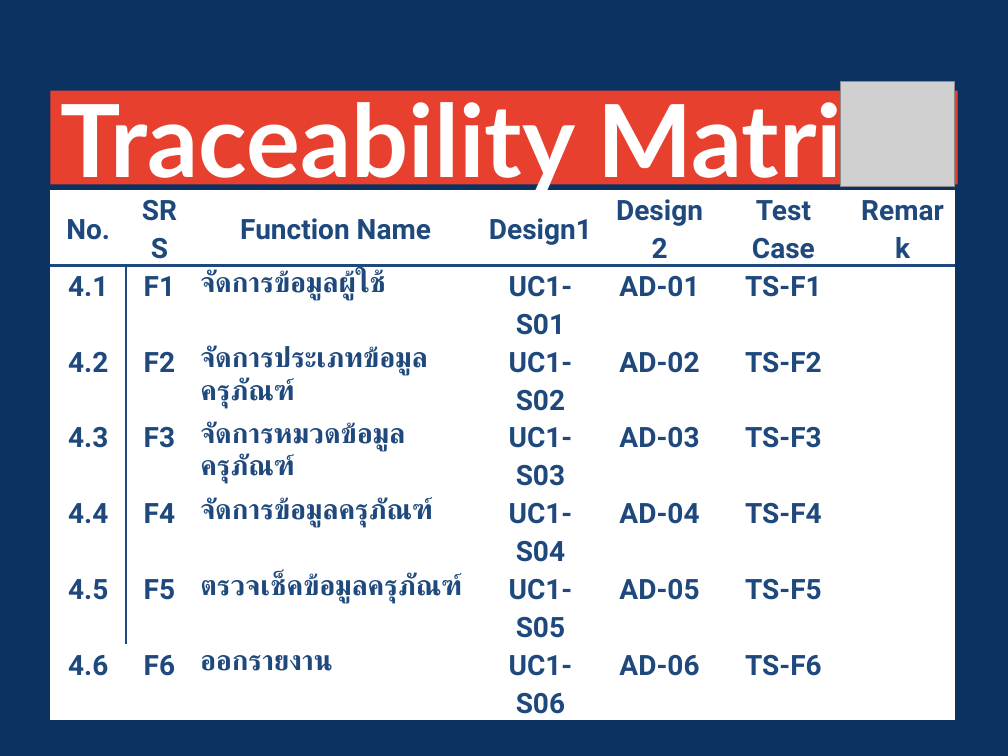
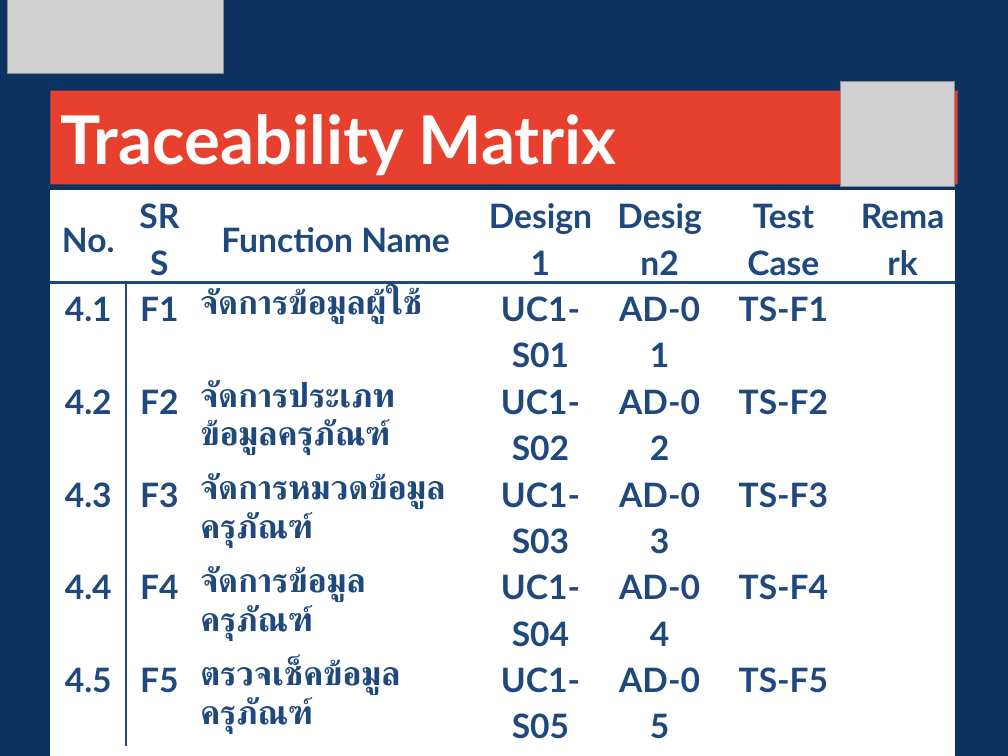
Before and after one commit to JhunCabas/asset-project-system, a slide deck: slide 18 of ASSET_DOC/ASSET_Proposal/ASSET_Final.pptx (slide 17 before the commit). Drawn at 1008x756 pixels with LibreOffice and Linux fonts; fonts in the diff are those of the drawing; grey boxes stand for pictures; background and template pictures are left out. Boxes give left, top, right and bottom in pixels: in the first picture for what was removed or moved away, otherwise in the second. Text is boxed around its words. In the diff, an @@ line names an element or a change of style, - is before the commit and + after.

```diff
--- a/ASSET_DOC/ASSET_Proposal/ASSET_Final.pptx
+++ b/ASSET_DOC/ASSET_Proposal/ASSET_Final.pptx
@@ picture added at box(8, 0, 223, 74) @@
@@ title "Traceability Matrix" at box(50, 91, 958, 184): size 72 to 48 pt @@
@@ table at box(50, 190, 955, 743) @@
@@ size 20 to 24 pt, font Roboto to Lato @@
```
Also in this commit, not shown: 19 other slides changed, 2 slides added, 1 slide removed, 2 other files.
